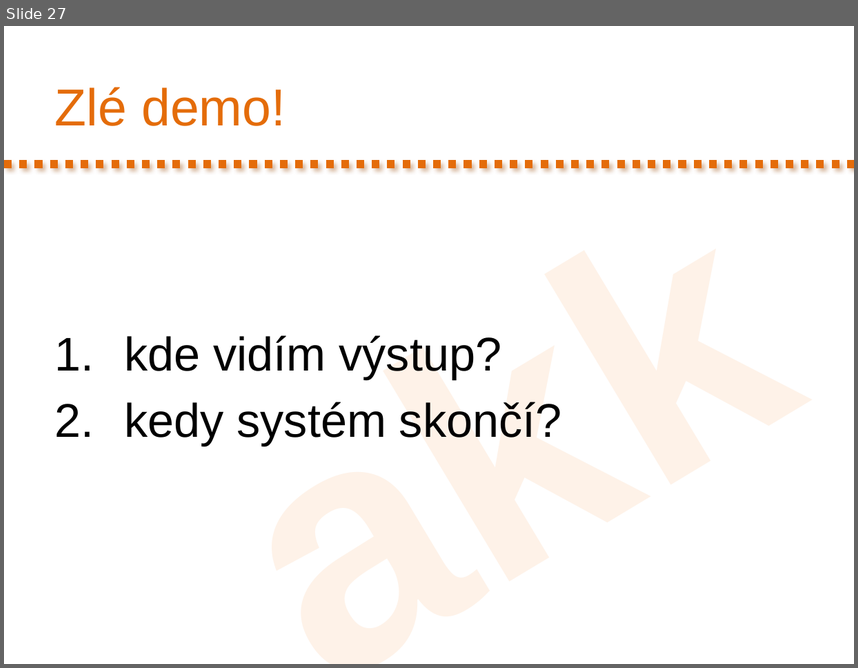
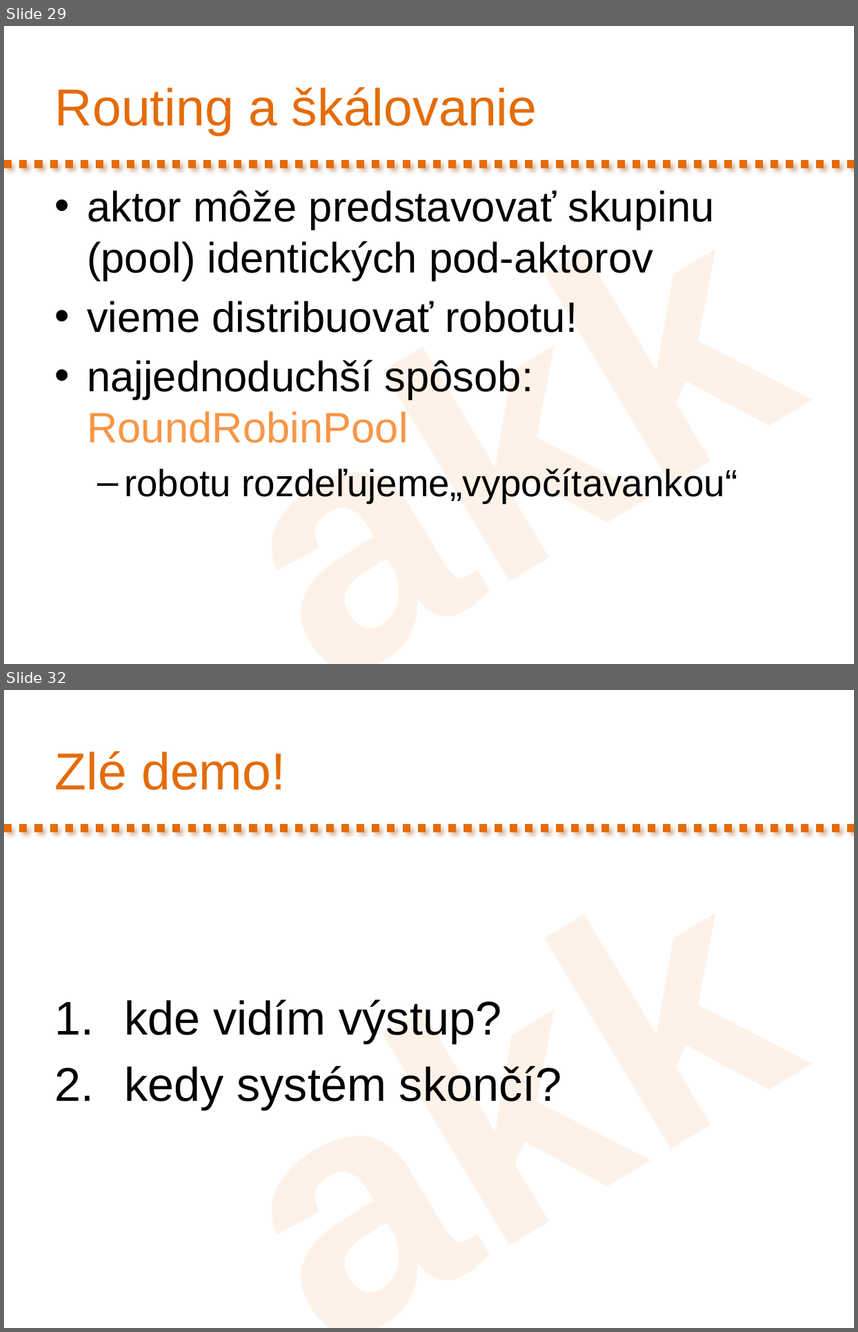
Before and after one commit to novotnyr/kopr-portal, a slide deck: slides/kopr-actors-akka.pptx. Shown one above the other, each under a label of ours: slide 27 before the commit, slides 29 and 32 after it; the slides between them are not shown. The pictures are 858x668 and 858x1332 pixels, drawn with LibreOffice and Linux fonts; fonts in the diff are those of the drawing. Boxes give left, top, right and bottom in pixels: in the first picture for what was removed or moved away, otherwise in the second. Text is boxed around its words. In the diff, an @@ line names an element or a change of style, - is before the commit and + after.

```diff
--- a/slides/kopr-actors-akka.pptx
+++ b/slides/kopr-actors-akka.pptx
@@ slide 29 added at <box>4,26,854,664</box>, background #FFFFFF; not listed: 2 template elements that a slide beside it also shows @@
@@ title added at <box>55,87,537,135</box>, 44 pt, text #E46C0A @@
+Routing a škálovanie
@@ text added at <box>87,190,737,503</box>, 36 pt, text #000000 @@
+• aktor môže predstavovať skupinu (pool) identických pod-aktorov
+• vieme distribuovať robotu!
+• najjednoduchší spôsob: RoundRobinPool
+  – robotu rozdeľujeme„vypočítavankou“
@@ what was slide 27 is now slide 32 @@
```
Also in this commit, not shown: 11 slides changed, 7 other slides added, 10 slides removed, 1 other file.
